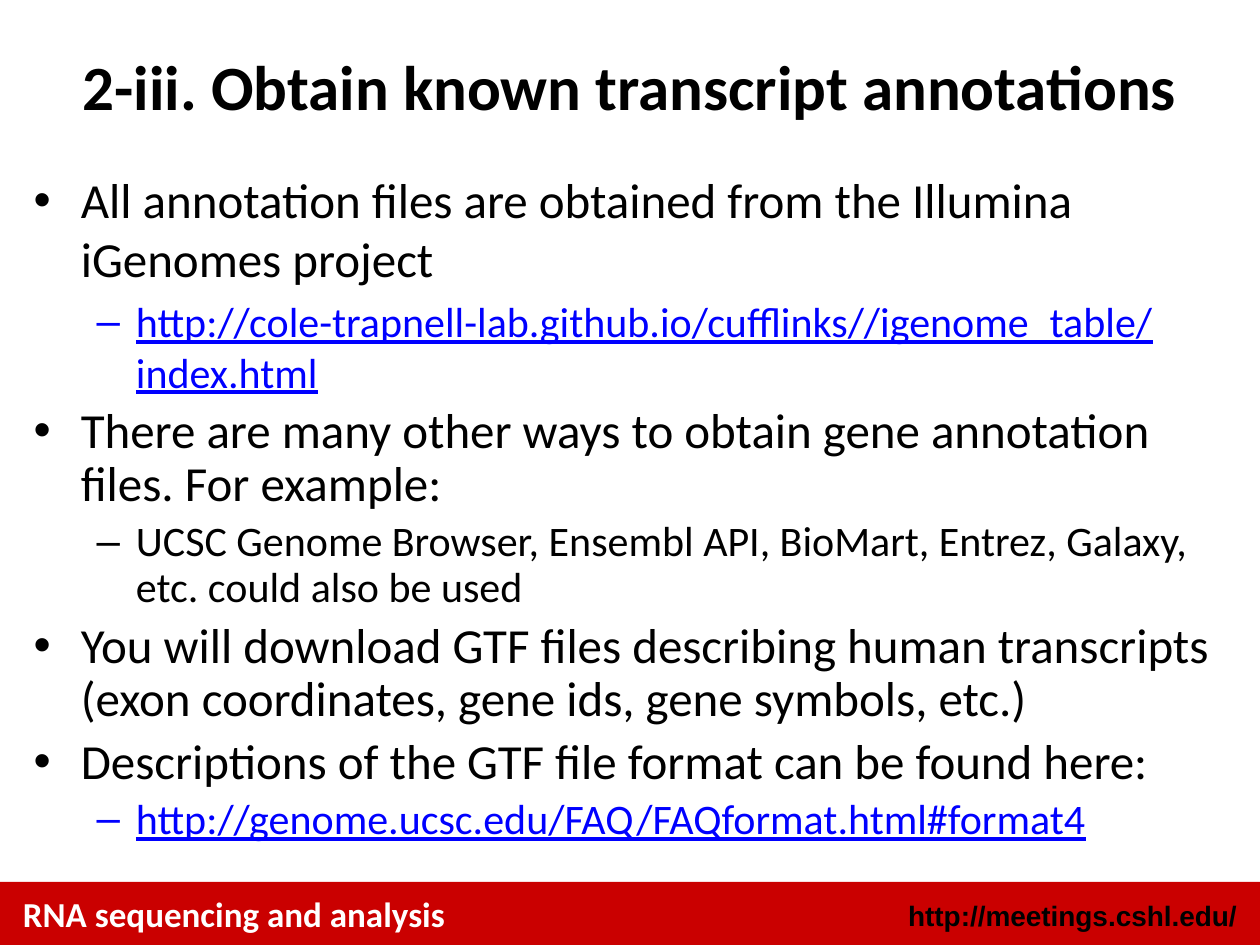
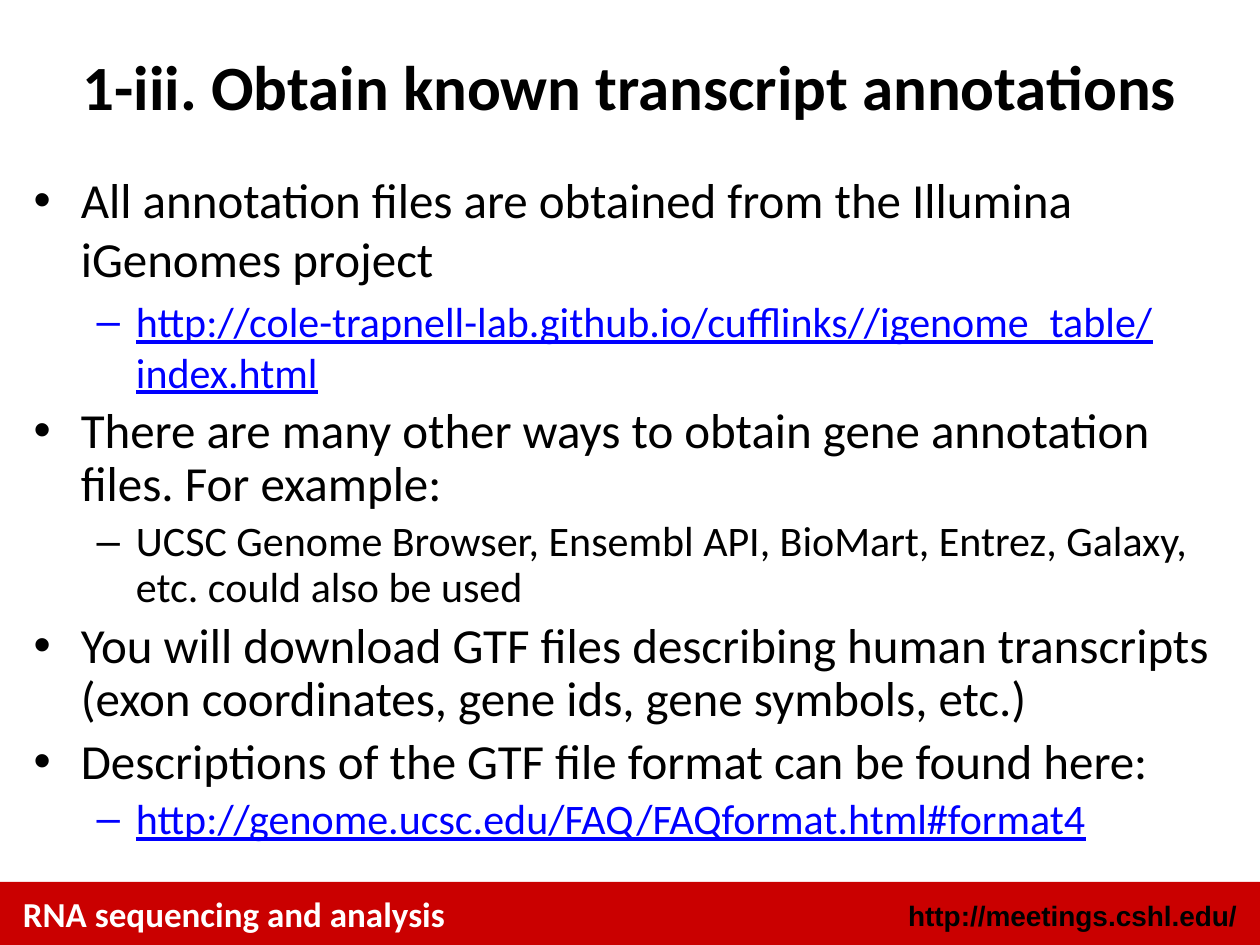
Before and after one commit to griffithlab/rnaseq_tutorial_wiki, a slide deck: slide 8 of LectureFiles/cshl/2015/RNASeq_Module1_Tutorial.pptx. Drawn at 1260x945 pixels with LibreOffice and Linux fonts; fonts in the diff are those of the drawing. Boxes give left, top, right and bottom in pixels: in the first picture for what was removed or moved away, otherwise in the second. Text is boxed around its words. In the diff, an @@ line names an element or a change of style, - is before the commit and + after.

Commit message:
Update title slide, module and section numbers.

```diff
--- a/LectureFiles/cshl/2015/RNASeq_Module1_Tutorial.pptx
+++ b/LectureFiles/cshl/2015/RNASeq_Module1_Tutorial.pptx
@@ title at [83, 65, 1176, 120]: text changed @@
-2-iii. Obtain known transcript annotations
+1-iii. Obtain known transcript annotations
```
Also in this commit, not shown: 7 other slides changed.
